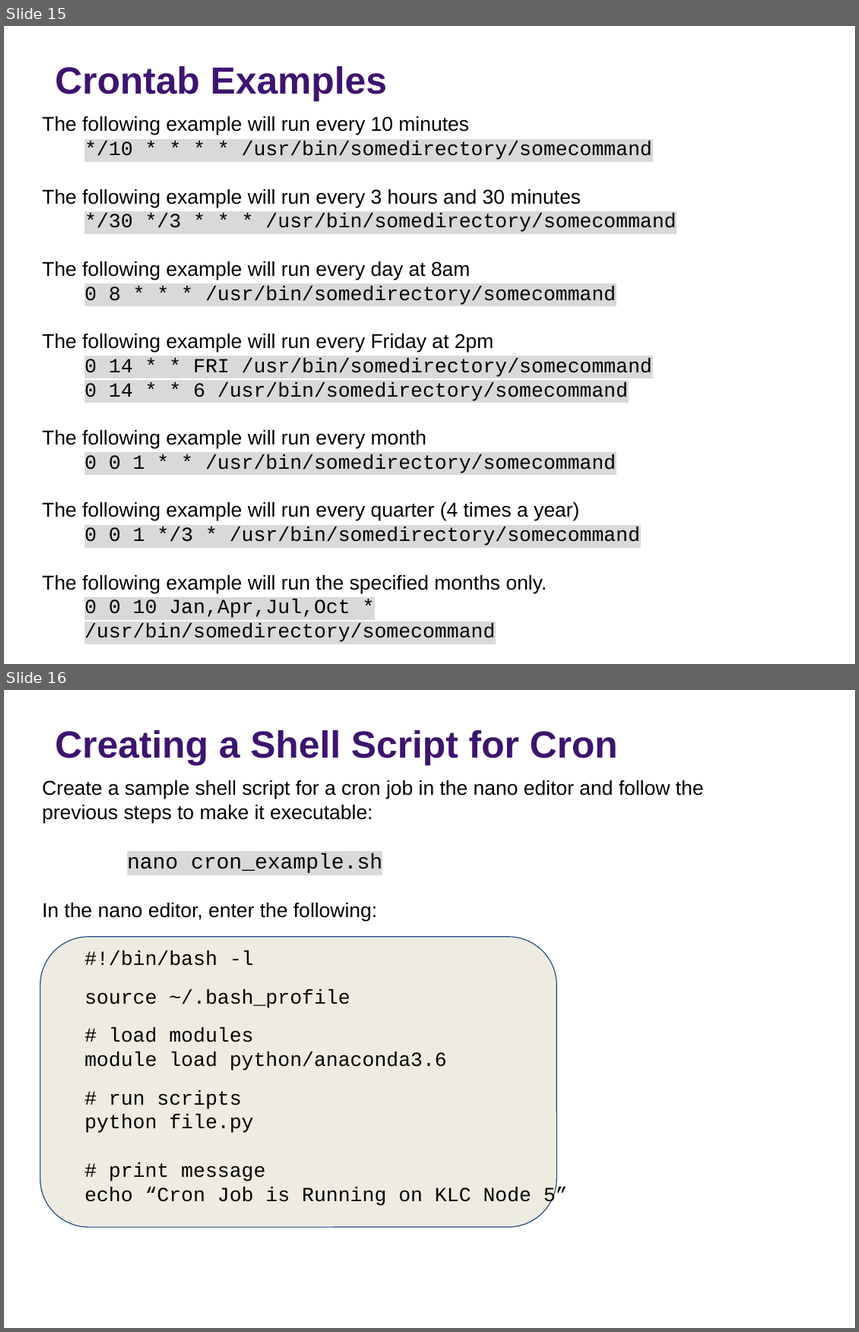
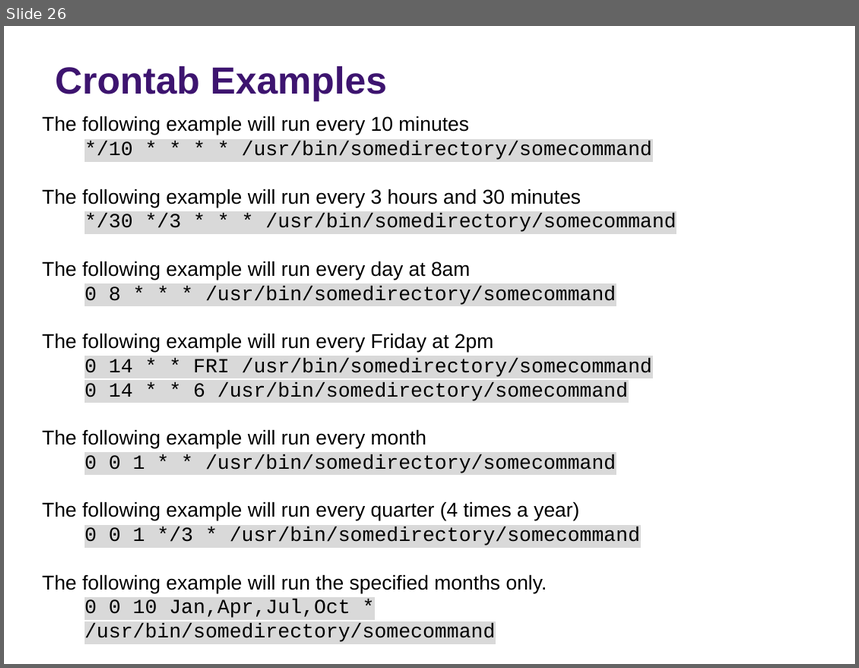
Before and after one commit to rs-kellogg/2023-phd-workshop, a slide deck: session-3/Session-3-Automation-Testing.pptx. Shown one above the other, each under a label of ours: slides 15 and 16 before the commit, slide 26 after it. The pictures are 859x1332 and 859x668 pixels, drawn with LibreOffice and Linux fonts; fonts in the diff are those of the drawing; background and template pictures are left out. Boxes give left, top, right and bottom in pixels: in the first picture for what was removed or moved away, otherwise in the second. Text is boxed around its words. In the diff, an @@ line names an element or a change of style, - is before the commit and + after.

```diff
--- a/session-3/Session-3-Automation-Testing.pptx
+++ b/session-3/Session-3-Automation-Testing.pptx
@@ slide 16 removed at bbox=[4, 690, 855, 1328], background picture (left out) @@
@@ title removed at bbox=[55, 730, 618, 766] @@
-Creating a Shell Script for Cron
@@ text removed at bbox=[42, 780, 704, 1207] @@
-Create a sample shell script for a cron job in the nano editor and follow the previous steps to make it executable:
-nano cron_example.sh
-In the nano editor, enter the following:
-#!/bin/bash -l
-source ~/.bash_profile
-# load modules
-module load python/anaconda3.6
-# run scripts
-python file.py
-# print message
-echo “Cron Job is Running on KLC Node 5”
@@ rounded rectangle removed at bbox=[40, 937, 557, 1227] @@
@@ text removed at bbox=[408, 1290, 791, 1324] @@
-Automation
@@ page number removed at bbox=[785, 1288, 824, 1322] @@
-16
@@ what was slide 15 is now slide 26 @@
```
Also in this commit, not shown: 11 slides changed, 4 slides added, 2 other slides removed.
